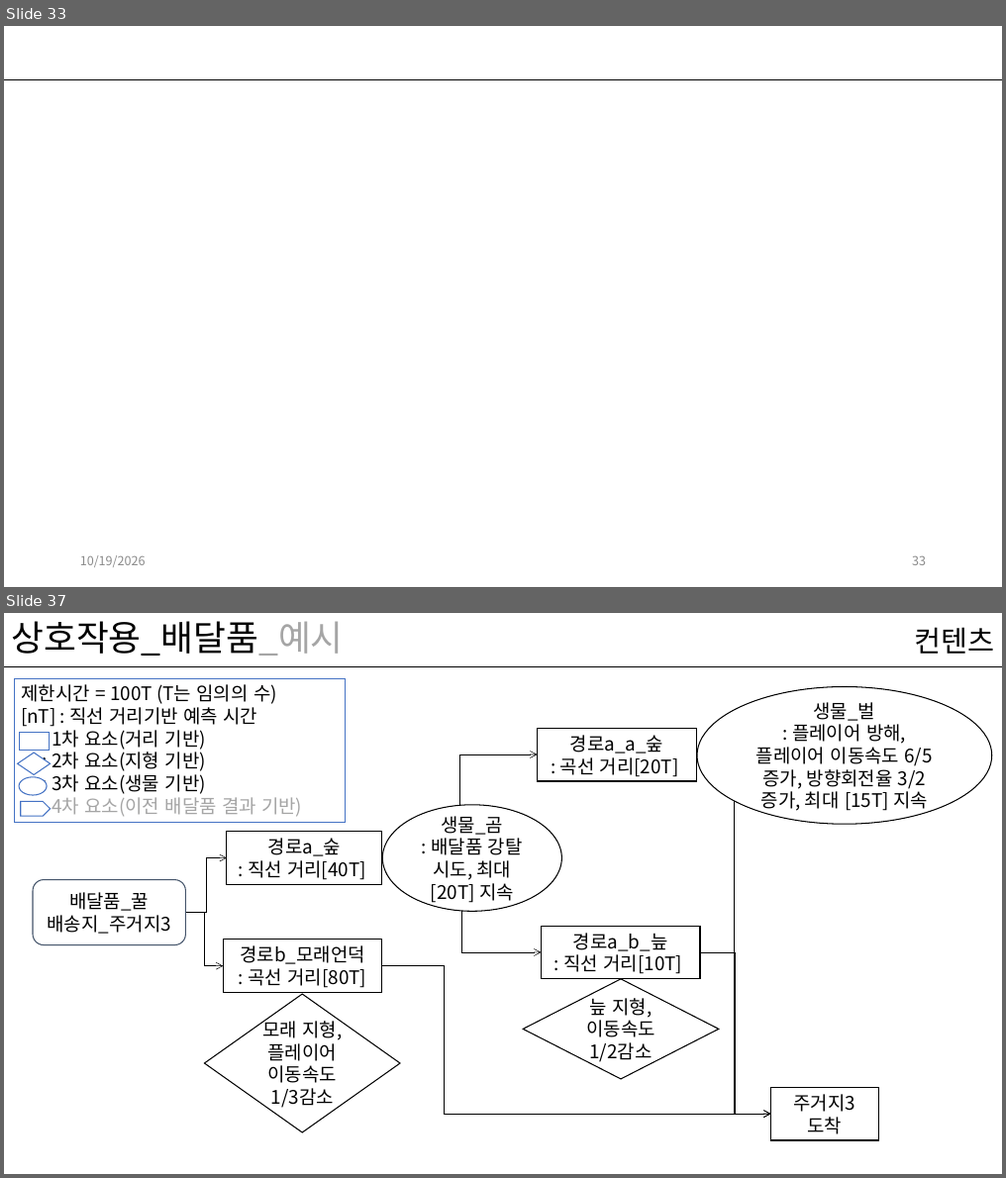
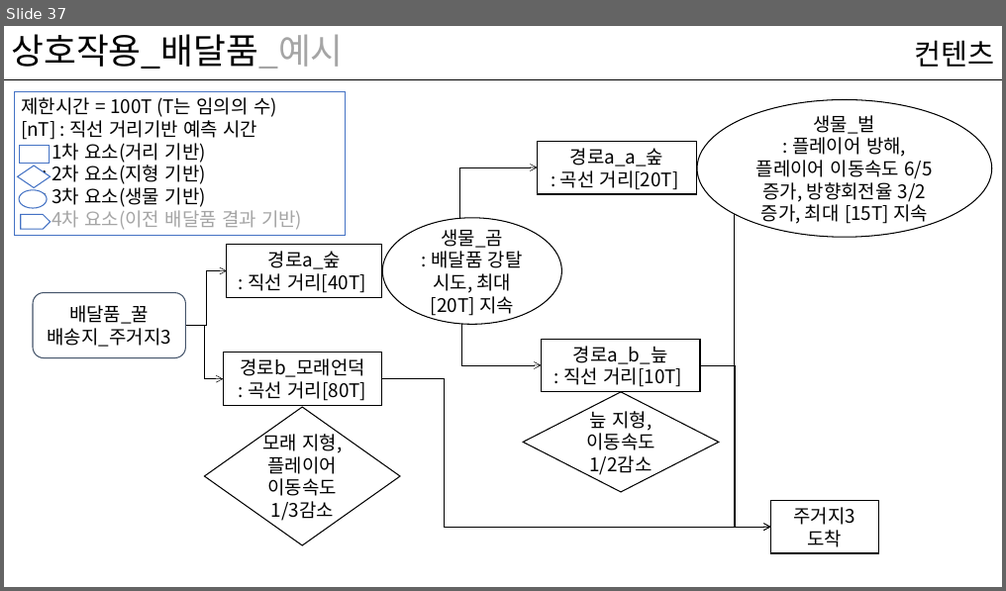
Before and after one commit to kwakyerin/2026_Graduation_Project, a slide deck: documents/HyunahKwon/design/designing/for_teammates/배트와 달트_기획.pptx. Shown one above the other, each under a label of ours: slides 33 and 37 before the commit, slide 37 after it; the slides between them are not shown. The pictures are 1006x1178 and 1006x591 pixels, drawn with LibreOffice and Linux fonts; fonts in the diff are those of the drawing. Boxes give left, top, right and bottom in pixels: in the first picture for what was removed or moved away, otherwise in the second. Text is boxed around its words. In the diff, an @@ line names an element or a change of style, - is before the commit and + after.

```diff
--- a/documents/HyunahKwon/design/designing/for_teammates/배트와 달트_기획.pptx
+++ b/documents/HyunahKwon/design/designing/for_teammates/배트와 달트_기획.pptx
@@ slide 33 removed at <box>4,26,1002,587</box>, background #FFFFFF; not listed: 1 template element that a slide beside it also shows @@
@@ text removed at <box>80,556,146,568</box> @@
-10/19/2026
@@ page number removed at <box>912,557,926,566</box> @@
-33
```
Also in this commit, not shown: 54 slides changed, 3 slides added, 1 other slide removed, 3 other files.
